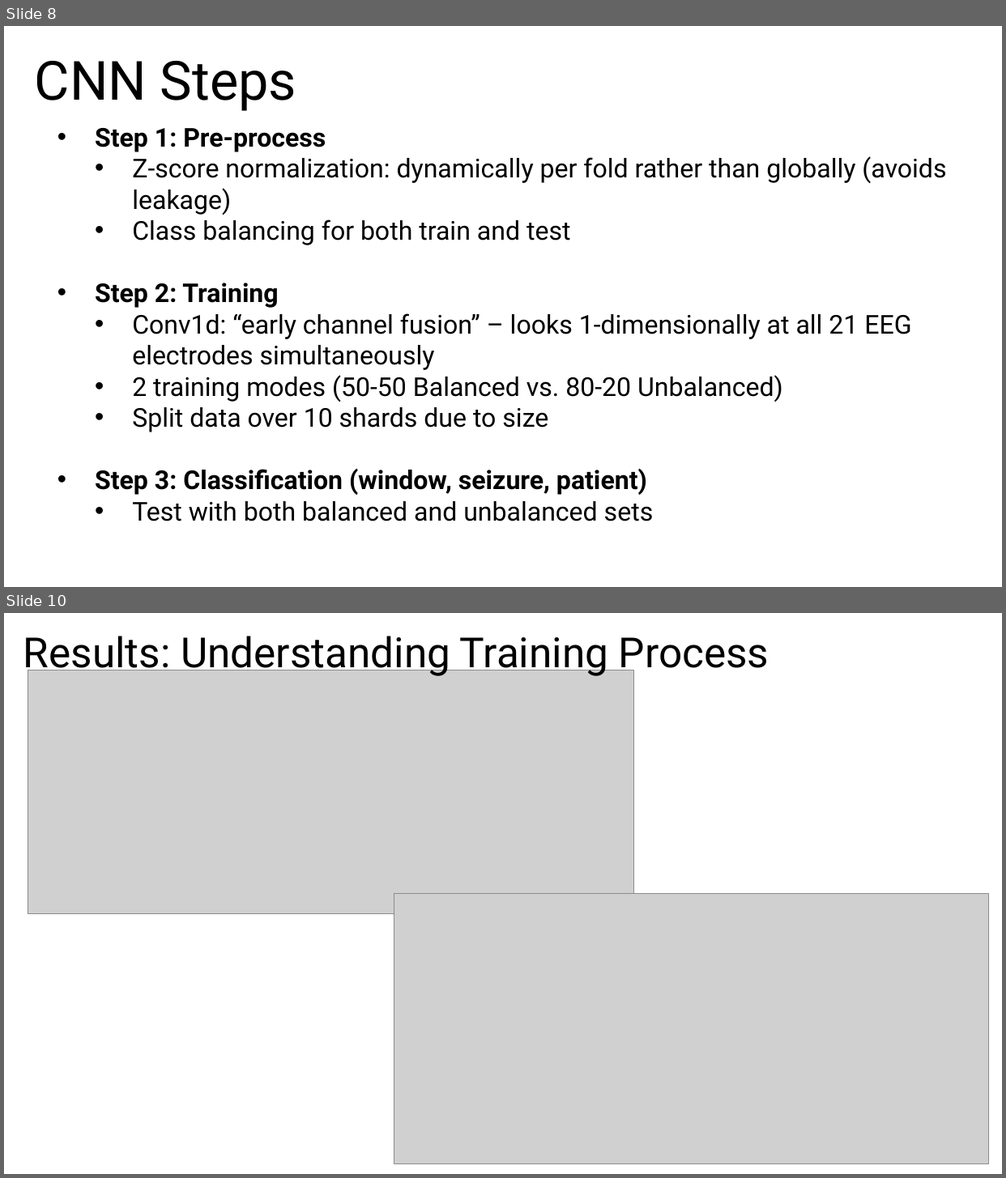
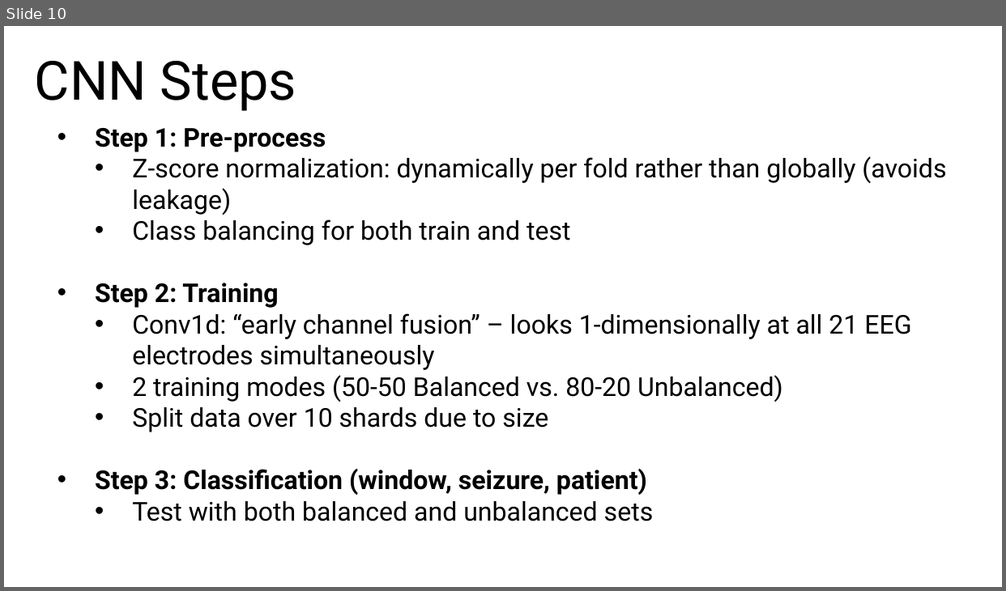
Before and after one commit to eshin21/EpilepsyDeepLearning, a slide deck: Group 3 Seizures Deep Learning Presentation.pptx. Shown one above the other, each under a label of ours: slides 8 and 10 before the commit, slide 10 after it; the slides between them are not shown. The pictures are 1006x1178 and 1006x591 pixels, drawn with LibreOffice and Linux fonts; fonts in the diff are those of the drawing; grey boxes stand for pictures. Boxes give left, top, right and bottom in pixels: in the first picture for what was removed or moved away, otherwise in the second. Text is boxed around its words. In the diff, an @@ line names an element or a change of style, - is before the commit and + after.

```diff
--- a/Group 3 Seizures Deep Learning Presentation.pptx
+++ b/Group 3 Seizures Deep Learning Presentation.pptx
@@ slide 10 removed at <box>4,613,1002,1174</box>, background #FFFFFF @@
@@ title removed at <box>23,636,769,678</box> @@
-Results: Understanding Training Process
@@ picture removed at <box>28,670,633,914</box> @@
@@ picture removed at <box>394,894,988,1164</box> @@
@@ what was slide 8 is now slide 10 @@
```
Also in this commit, not shown: 8 slides changed, 4 slides added, 1 other slide removed, 5 other files.
